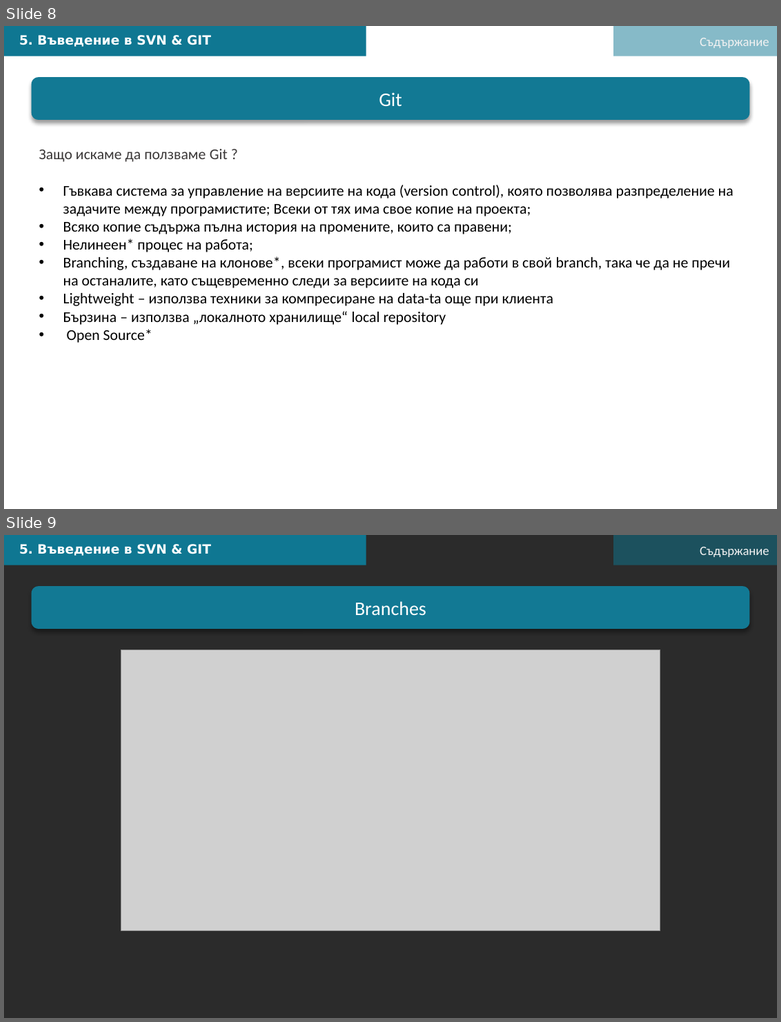
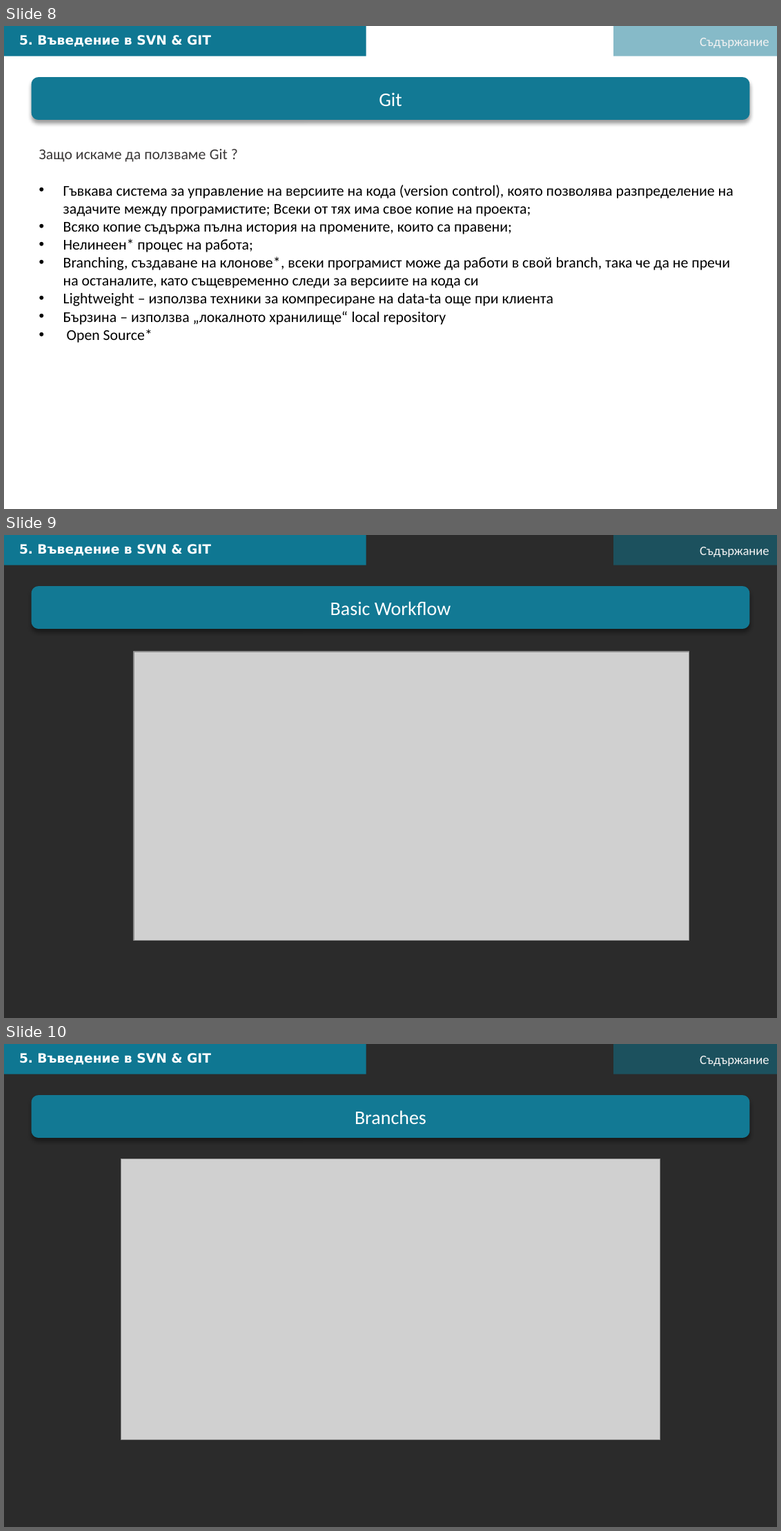
Before and after one commit to DNinev/swiftFE_v1, a slide deck: L4/FE-L4-May-08.pptx. Shown one above the other, each under a label of ours: slides 8 and 9 before the commit, slides 8, 9 and 10 after it. The pictures are 781x1022 and 781x1531 pixels, drawn with LibreOffice and Linux fonts; fonts in the diff are those of the drawing; grey boxes stand for pictures; background and template pictures are left out; a plain dark background stands for a picture behind light text. Boxes give left, top, right and bottom in pixels: in the first picture for what was removed or moved away, otherwise in the second. Text is boxed around its words. In the diff, an @@ line names an element or a change of style, - is before the commit and + after.

```diff
--- a/L4/FE-L4-May-08.pptx
+++ b/L4/FE-L4-May-08.pptx
@@ slide 9 added at [4,535,777,1018], background picture (left out) @@
@@ rectangle added at [4,535,366,565], fill #0F7792 @@
@@ text added at [19,544,211,556], 12 pt, text #FFFFFF, bold @@
+5. Въведение в SVN & GIT
@@ rectangle added at [614,535,777,565], fill #0F7792 at 50% opacity @@
@@ text added at [700,547,769,557], 12 pt, text #F2F2F2 @@
+Съдържание
@@ rounded rectangle added at [31,586,749,629], fill #127994, 18 pt, text #FFFFFF @@
+Basic Workflow
@@ picture added at [134,652,688,941] @@
@@ what was slide 9 is now slide 10 @@
```
Also in this commit, not shown: 1 slide changed, 1 other slide added, 5 other files.
